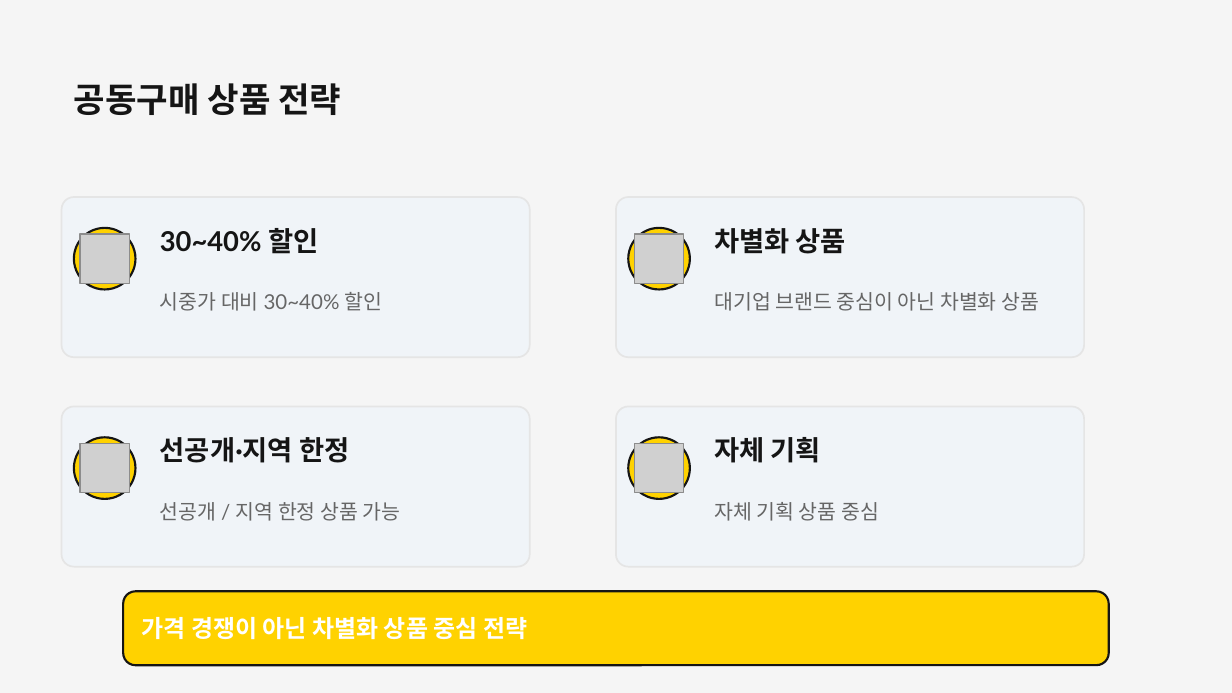
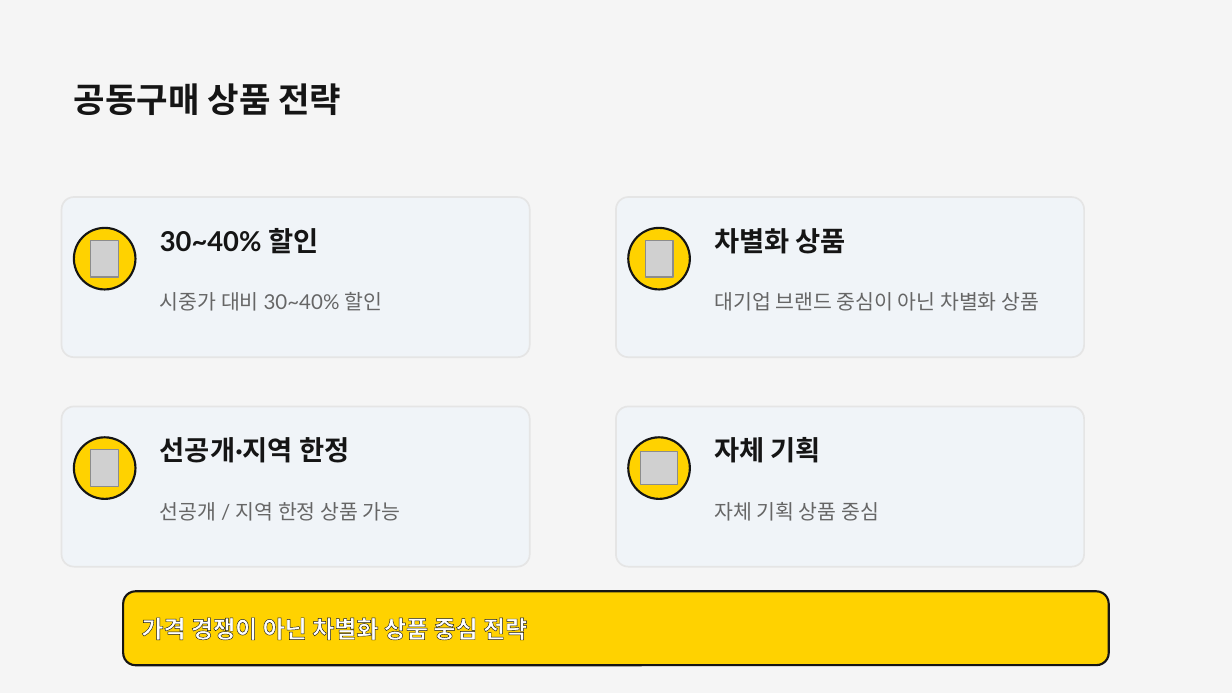
Before and after one commit to dhch777-maker/gagyebu, a slide deck: slide 8 of EMART/이마트에브리데이_사업제안서_v3_260301.pptx. Drawn at 1232x693 pixels with LibreOffice and Linux fonts; fonts in the diff are those of the drawing; grey boxes stand for pictures. Boxes give left, top, right and bottom in pixels: in the first picture for what was removed or moved away, otherwise in the second. Text is boxed around its words. In the diff, an @@ line names an element or a change of style, - is before the commit and + after.

```diff
--- a/EMART/이마트에브리데이_사업제안서_v3_260301.pptx
+++ b/EMART/이마트에브리데이_사업제안서_v3_260301.pptx
@@ picture resized from (x1=80, y1=234, x2=129, y2=283) to (x1=91, y1=240, x2=120, y2=277) @@
@@ picture resized from (x1=634, y1=234, x2=684, y2=283) to (x1=646, y1=240, x2=674, y2=277) @@
@@ picture resized from (x1=80, y1=444, x2=129, y2=493) to (x1=91, y1=450, x2=120, y2=487) @@
@@ picture resized from (x1=634, y1=444, x2=684, y2=493) to (x1=641, y1=452, x2=678, y2=485) @@
@@ text "가격 경쟁이 아닌 차별화 상품 ..." at (x1=141, y1=617, x2=527, y2=640): letter outline none to #151515 0.75 pt @@
```
Also in this commit, not shown: 11 other slides changed, 2 other files.
